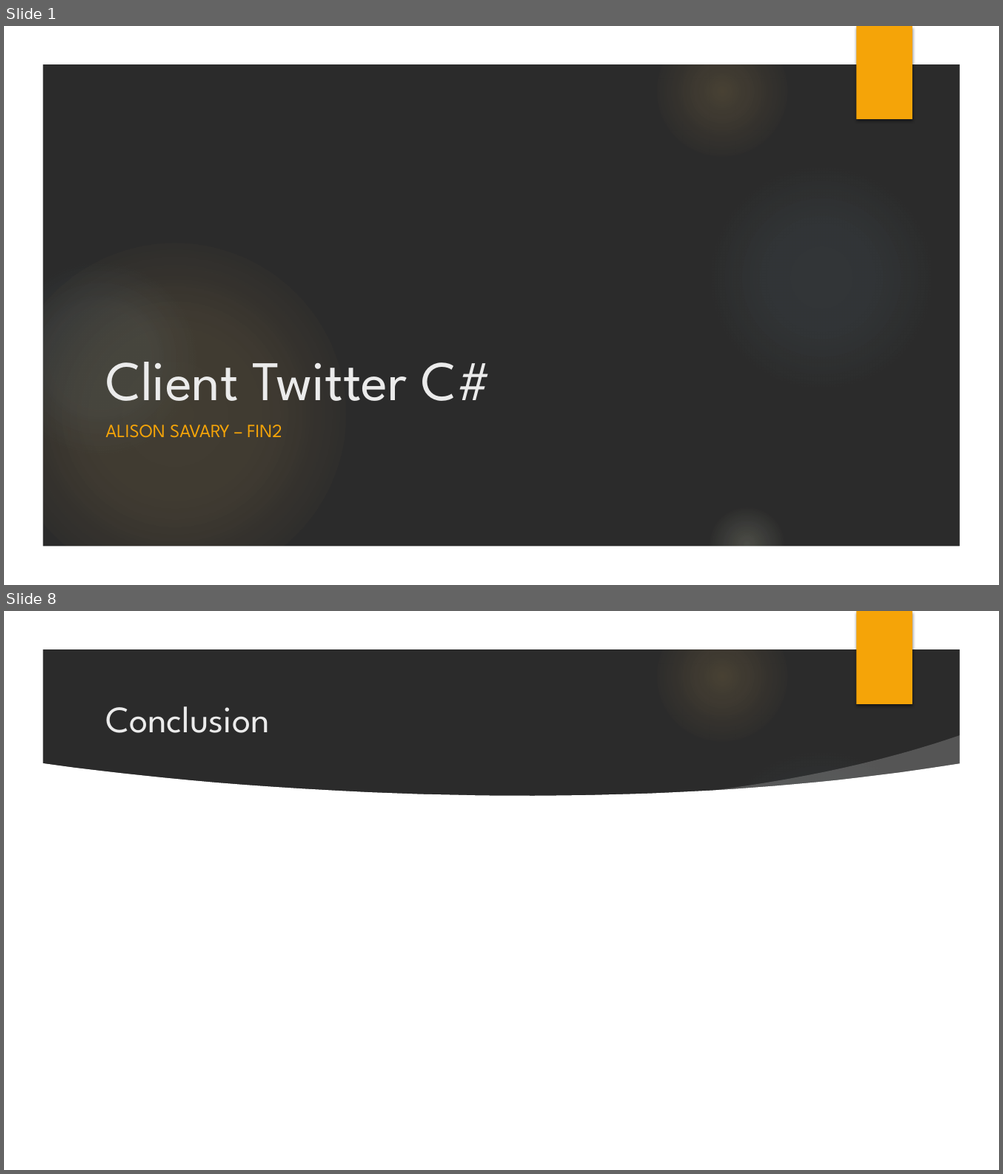
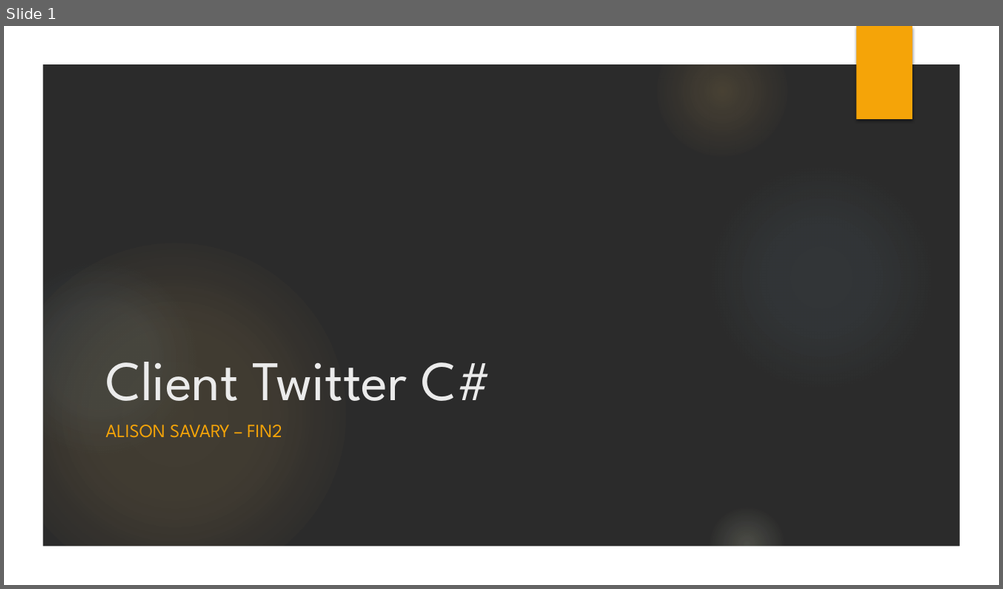
Before and after one commit to savaryal/P_Appro2, a slide deck: Docs/P-P_Appro2-savaryal-ClientTwitter.pptx. Shown one above the other, each under a label of ours: slides 1 and 8 before the commit, slide 1 after it; the slides between them are not shown. The pictures are 1003x1174 and 1003x589 pixels, drawn with LibreOffice and Linux fonts; fonts in the diff are those of the drawing; background and template pictures are left out; a plain dark background stands for a picture behind light text. Boxes give left, top, right and bottom in pixels: in the first picture for what was removed or moved away, otherwise in the second. Text is boxed around its words. In the diff, an @@ line names an element or a change of style, - is before the commit and + after.

```diff
--- a/Docs/P-P_Appro2-savaryal-ClientTwitter.pptx
+++ b/Docs/P-P_Appro2-savaryal-ClientTwitter.pptx
@@ slide 8 removed at (4, 611, 999, 1170), background picture (left out); not listed: 8 template elements that a slide beside it also shows @@
@@ title removed at (105, 706, 269, 733) @@
-Conclusion
@@ freeform shape removed at (696, 735, 967, 817) @@
@@ freeform shape removed at (41, 763, 962, 1133) @@
```
Also in this commit, not shown: 4 slides changed, 3 slides added, 2 other slides removed, 2 other files.
